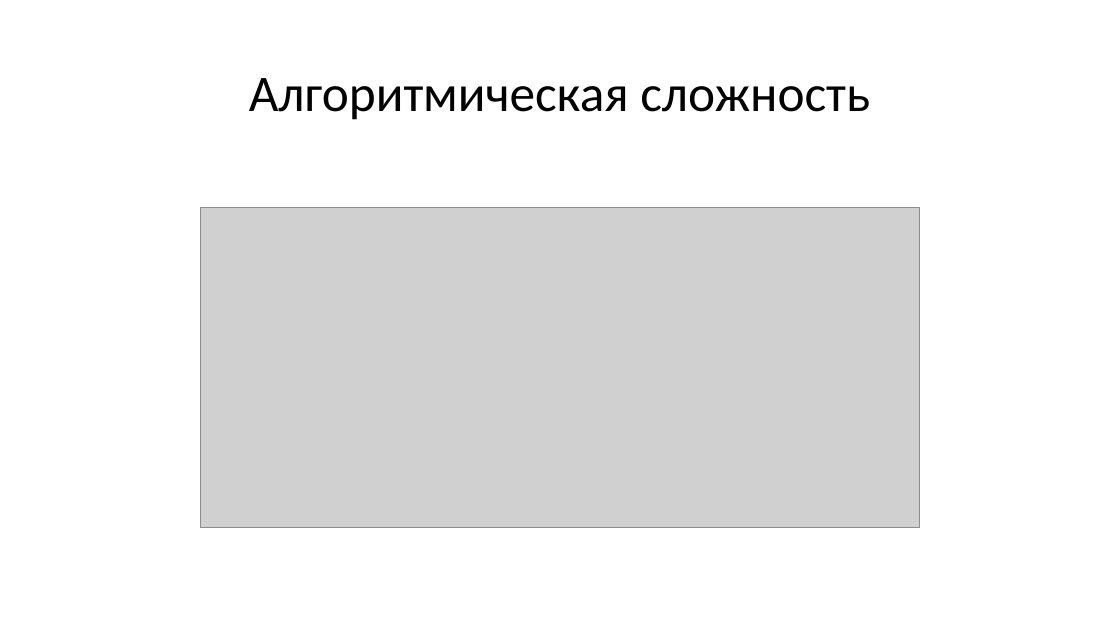
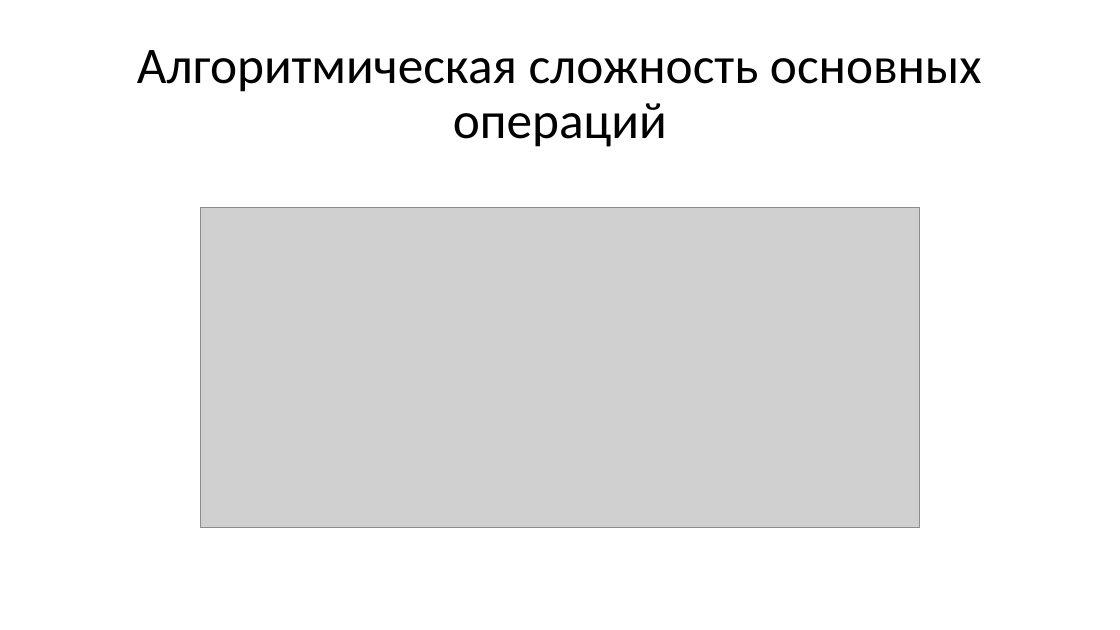
Before and after one commit to di-zhur/checkers, a slide deck: slide 17 of Java Core 2.pptx (slide 14 before the commit). Drawn at 1120x630 pixels with LibreOffice and Linux fonts; fonts in the diff are those of the drawing; grey boxes stand for pictures. Boxes give left, top, right and bottom in pixels: in the first picture for what was removed or moved away, otherwise in the second. Text is boxed around its words. In the diff, an @@ line names an element or a change of style, - is before the commit and + after.

```diff
--- a/Java Core 2.pptx
+++ b/Java Core 2.pptx
@@ title at [137,50,982,147]: text changed @@
-Алгоритмическая сложность
+Алгоритмическая сложность основных операций
```
Also in this commit, not shown: 5 other slides changed, 6 slides added, 7 slides removed.
